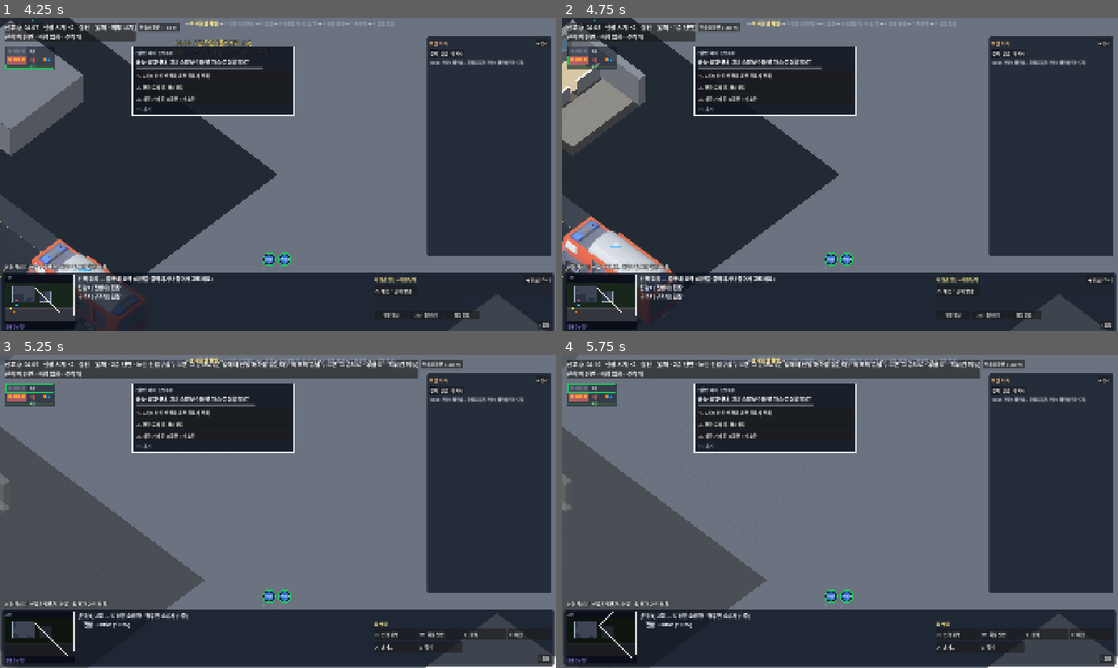
Above: before the commit, frames 1-4 (two rows, left to right).
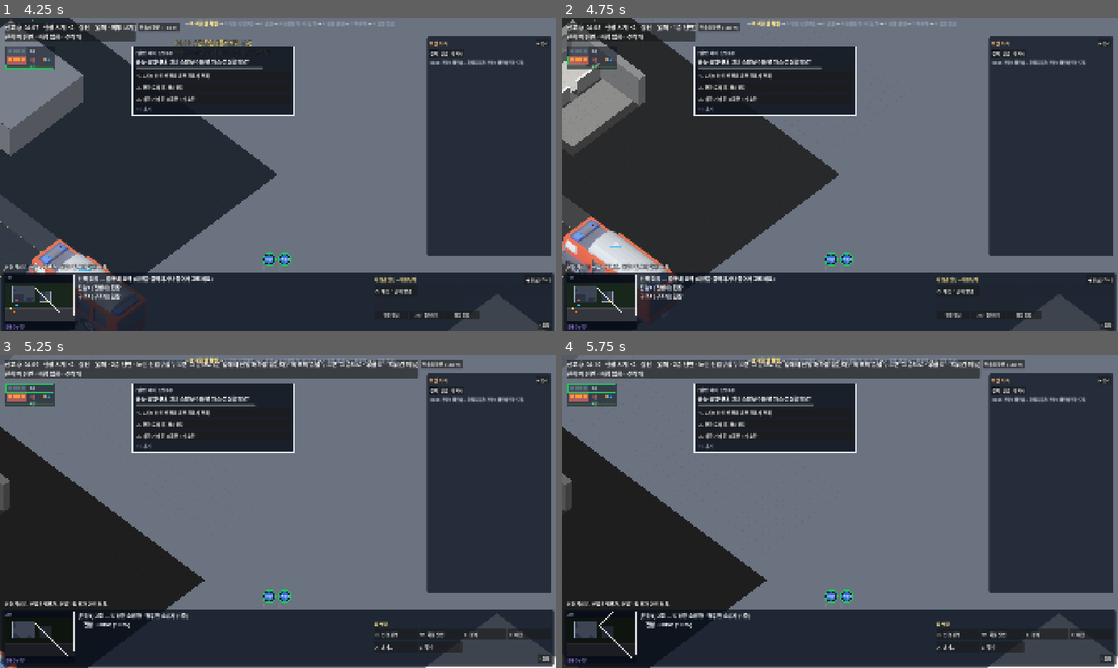
Above: after the commit, the same moments.

Repository: koo2957-collab/golden-time-game
Game: Godot game, scene res://scenes/world/world.tscn
Two runs of this game, one before a commit and one after it. Both use one fixed random seed, a clock stepped at 60 frames per second and the inputs below. This scene is started directly instead of the project's main scene.
Inputs (mouse positions are in pixels of both pictures, inside the frame that each line leads up to):
- Up to frame 1 (4.25 s): click "현장 도착 (Enter)" at 0.5 s; tap Enter at 1.25 s; drag from (38, 299) to (333, 105) at 1.27 s; click "Q 전략 변경…" at 2 s; click "◀ 뒤로 (Esc)" at 2.75 s; click "W 대응단계…" at 3.5 s
- Up to frame 2 (4.75 s): drag from (589, 58) to (812, 237) at 4.27 s
- Up to frame 3 (5.25 s): move the mouse to (278, 599) at 5.02 s; press the mouse at (278, 599) at 5.03 s; hold Page Up (floor_up) from 5.03 s (still down); tap Down (camera_down) at 5.1 s
- Up to frame 4 (5.75 s): keep holding Page Up (floor_up)

Frame 1 is identical in both runs. In frame 2, 0.2% of the frame differs, in the area x 0-5%, y 13-83%; in frame 3, 12%, in the area x 0-37%, y 22-100%; in frame 4, 12%.

Commit message:
F01: 지금 층 바탕 무채색 + 움직이는 것만 색 겹, 짝 층 불투명 흑백(어둡게), 불난 방도 위층 비침
Co-Authored-By: Claude Opus 5.5 <noreply@anthropic.com>

Diff:
--- a/data/ui/view_params.json
+++ b/data/ui/view_params.json
@@ -9,7 +9,10 @@
   "front_wall_alpha": {"value": 0.15, "source": "화면 설정", "note": "앞 바깥벽(남·동) 면 진하기 (2026-11-11 사용자 결정 15%). 문·창은 진하게 그대로"},
   "wall_cap_alpha": {"value": 0.75, "source": "화면 설정", "note": "앞 바깥벽 꼭대기 띠 진하기 — 면이 투명해도 건물 경계가 또렷하게"},
   "inner_wall_m": {"value": 1.2, "source": "화면 설정", "note": "실내 벽 높이 — 진한 벽 + 윗면 단면 띠 (2026-11-12 사용자 결정: 그라데이션을 없애 구조를 또렷하게)"},
-  "partner_alpha": {"value": 0.5, "source": "화면 설정", "note": "비켜 놓은 짝 층(고른 층이 아닌 층) 진하기 50% + 흑백 (2026-11-12 사용자 결정). 불·연기·사람은 색을 남긴다"},
+  "partner_alpha": {"value": 1.0, "source": "화면 설정", "note": "비켜 놓은 짝 층 진하기 — 반투명 없이 흑백으로만 구분 (2026-11-12 사용자 결정: 정적인 것은 무채색, 움직이는 것만 색)"},
+  "partner_dim": {"value": 0.72, "source": "화면 설정", "note": "짝 층 밝기 (지금 층보다 어둡게 — 회색 밝기로 층을 구분)"},
+  "current_gray": {"value": 0.85, "source": "화면 설정", "note": "지금 층의 바닥·벽·가구 색 빼기 정도 (1 = 흑백). 대원·요구조자·불·연기·수관·구역·차량은 원래 색으로 따로 그린다 — 움직이는 것이 먼저 보이게"},
+  "fire_hole_px": {"value": 160, "source": "화면 설정", "note": "위층이 아래층의 불난 방을 가릴 때 그 방 둘레를 비치게 하는 최대 반지름 (화면 px)"},
   "partner_gray": {"value": 1.0, "source": "화면 설정", "note": "짝 층 흑백 정도 (1 = 완전 흑백). 불·연기·사람은 따로 색으로 그린다"},
   "partner_live_alpha": {"value": 0.9, "source": "화면 설정", "note": "짝 층의 불·연기·사람 진하기 (색 그대로)"},
   "corner_post_alpha": {"value": 0.8, "source": "화면 설정", "note": "없앤 앞벽의 건물 바깥 모서리 세로기둥 점선 진하기"},
--- a/scripts/ui/building/floor_layer.gd
+++ b/scripts/ui/building/floor_layer.gd
@@ -871,17 +871,10 @@
 		if depth == 0:
 			_draw_face_labels()
 		_draw_staging()
-		if depth == 0:
+		if depth == 0 and not skip_live:
 			ZoneDraw.draw_ground(self, sim.zones, func(p: Vector2) -> Vector2: return proj.to_screen(p, 0.03), 14)
-	if depth == 0:
-		for crew_id in selection.selected:
-			_draw_path(sim.units.get_crew(crew_id).leader, alpha)
-		if selection.commander_selected:
-			_draw_path(sim.command.commander, alpha)
-	_draw_hoses()
-	if level == _first_level:
-		for line in UnitsView.supply_lines(sim):
-			draw_line(proj.to_screen(line[0], 0.05), proj.to_screen(line[1], 0.05), PlanStyle.SUPPLY_LINE, 4.0)
+	if not skip_live:
+		_draw_route_lines(alpha)
 	# 대원·차량을 대각선(x + y) 깊이별로 모아 벽·가구와 함께 뒤에서 앞으로 그린다
 	var buckets := {}
 	for ff in sim.units.firefighters:
@@ -919,6 +912,8 @@
 			var group: Array = buckets[d]
 			group.sort_custom(func(a: Array, c: Array) -> bool: return a[0] < c[0])
 			for item: Array in group:
+				if skip_live and not item[1] is Witness:
+					continue
 				if item[1] == commander:
 					_draw_commander(alpha)
 				elif item[1] is Firefighter:
@@ -1947,22 +1942,67 @@
 	return horizontal and vertical
 
 
-## 짝 층의 색 겹 (ghost_mode 4): 연기·불꽃·대원·발견한 요구조자만 원래 색으로 (바탕은 흑백)
+## 경로·수관·급수선 (지금 층의 색 겹이나, 나누지 않을 때 바탕에서)
+func _draw_route_lines(alpha: float) -> void:
+	if depth == 0:
+		for crew_id in selection.selected:
+			_draw_path(sim.units.get_crew(crew_id).leader, alpha)
+		if selection.commander_selected:
+			_draw_path(sim.command.commander, alpha)
+	_draw_hoses()
+	if level == _first_level:
+		for line in UnitsView.supply_lines(sim):
+			draw_line(proj.to_screen(line[0], 0.05), proj.to_screen(line[1], 0.05), PlanStyle.SUPPLY_LINE, 4.0)
+
+
+## 색 겹 (ghost_mode 4, 2026-11-12 사용자 결정 — 정적인 것은 무채색, 움직이는 것만 색):
+## 바탕(바닥·벽·가구)은 색을 뺀 같은 층 노드가 그리고, 여기서는 구역·경로·수관·차량·불꽃·사람·연기만 원래 색으로
 func _draw_live_only() -> void:
 	var alpha := sim.clock.alpha()
-	if not thermal:
-		_draw_smoke()
+	if level == _first_level and depth == 0:
+		ZoneDraw.draw_ground(self, sim.zones, func(p: Vector2) -> Vector2: return proj.to_screen(p, 0.03), 14)
+	_draw_route_lines(alpha)
 	var grid := sim.fire.grid
 	for i in grid.burning:
 		var c3 := grid.cell_of(i)
 		if c3.z == level:
 			_draw_flame(c3.x, c3.y, _furniture_height(c3.x, c3.y))
+	# 사람·차량은 깊이(x + y) 순서로
+	var items: Array = []
 	for ff in sim.units.firefighters:
 		if ff.level == level and not ff.aboard:
-			_draw_unit(ff, alpha)
+			var p := UnitsView.display_pos(ff, alpha)
+			items.append([p.x + p.y, ff])
 	for v in sim.rescue.victims:
 		if v.discovered and v.level == level:
-			_draw_victim(v)
+			items.append([v.pos.x + v.pos.y, v])
+	var cmd := sim.command.commander
+	if cmd.level == level:
+		var cp := UnitsView.display_pos(cmd, alpha)
+		items.append([cp.x + cp.y, cmd])
+	if level == _first_level:
+		for veh in sim.units.vehicles:
+			if not veh.away:
+				var vp := veh.prev_pos.lerp(veh.pos, alpha)
+				items.append([vp.x + vp.y, veh])
+	items.sort_custom(func(a: Array, b: Array) -> bool: return a[0] < b[0])
+	for it: Array in items:
+		var o: Variant = it[1]
+		if o == cmd:
+			_draw_commander(alpha)
+		elif o is Firefighter:
+			_draw_unit(o, alpha)
+		elif o is Victim:
+			_draw_victim(o)
+		else:
+			_draw_vehicle(o, alpha)
+	if not thermal:
+		_draw_smoke()
+	_draw_blasts()
+	if _glow:
+		_glow.spots = _glow_spots if not thermal else []
+		_glow.queue_redraw()
+		_glow_spots = []
 
 
 ## 투명한 벽 한 칸: 이웃이 벽(벽·문·창)인 쪽 면은 그리지 않아 겹친 이음새가 보이지 않는다.
--- a/scripts/ui/building/view_params.gd
+++ b/scripts/ui/building/view_params.gd
@@ -18,7 +18,10 @@
 var wall_cap_alpha := 0.75
 var inner_wall_m := 1.2
 var stack_mode := "stagger"
-var partner_alpha := 0.5
+var partner_alpha := 1.0
+var partner_dim := 0.72
+var current_gray := 0.85
+var fire_hole_px := 160.0
 var partner_gray := 1.0
 var partner_live_alpha := 0.9
 var corner_post_alpha := 0.8
@@ -76,6 +79,9 @@
 	inner_wall_m = float(_value(data, "inner_wall_m", inner_wall_m))
 	stack_mode = str(_value(data, "stack_mode", stack_mode))
 	partner_alpha = float(_value(data, "partner_alpha", partner_alpha))
+	partner_dim = float(_value(data, "partner_dim", partner_dim))
+	current_gray = float(_value(data, "current_gray", current_gray))
+	fire_hole_px = float(_value(data, "fire_hole_px", fire_hole_px))
 	partner_gray = float(_value(data, "partner_gray", partner_gray))
 	partner_live_alpha = float(_value(data, "partner_live_alpha", partner_live_alpha))
 	corner_post_alpha = float(_value(data, "corner_post_alpha", corner_post_alpha))
--- a/scripts/ui/iso_view.gd
+++ b/scripts/ui/iso_view.gd
@@ -41,6 +41,8 @@
 var _links: Node2D
 ## 짝 층의 불·연기·사람만 원래 색으로 그리는 겹 (바탕은 흑백, 2026-11-12)
 var partner_live: FloorLayer
+## 지금 층의 움직이는 것(사람·불·연기·수관·구역·차량)을 원래 색으로 그리는 겹 — 바탕은 색을 뺀다 (2026-11-12)
+var current_live: FloorLayer
 var _shadow: Node2D
 var _hole_shader: Shader
 var _proj: IsoProjection
@@ -69,6 +71,13 @@
 		add_child(up)
 		up.setup(sim, p_selection, p_proj, stack)
 		upper_layers.append(up)
+	current_live = FloorLayer.new()
+	current_live.name = "CurrentLive"
+	add_child(current_live)
+	current_live.setup(sim, p_selection, p_proj, stack)
+	current_live.visible = false
+	# 지금 층 바로 다음에 그린다 (위층보다 먼저 — 위층이 가리는 곳은 구멍으로 비친다)
+	move_child(current_live, layers[0].get_index() + 1)
 	partner_live = FloorLayer.new()
 	partner_live.name = "PartnerLive"
 	add_child(partner_live)
@@ -179,7 +188,8 @@
 		else:
 			layer.ghost_mode = 0 if depth == 0 else (1 if depth == 1 else 2)
 		# 비켜 놓기: 고른 층이 아닌 짝 층은 흐리게 (2026-11-12 사용자 결정 25%)
-		layer.modulate = Color(1, 1, 1, params.partner_alpha) if stack.staggered() and depth > 0 else Color.WHITE
+		var dim := params.partner_dim
+		layer.modulate = Color(dim, dim, dim, params.partner_alpha) if stack.staggered() and depth > 0 else Color.WHITE
 	# 위층: 지금 층 위로 FLOOR_GAP_PX씩 올려 반투명 (외부 보기에서는 숨김)
 	var above: Array[int] = []
 	if not _exterior and stack != null:
@@ -201,7 +211,8 @@
 		up.refresh()
 		up.position = -stack.offset_vec(k + 1)
 		# 비켜 놓기: 짝 위층은 흐리게. 예전 방식은 투명도가 선 색에 들어 있다
-		up.modulate = Color(1, 1, 1, params.partner_alpha) if stack.staggered() else Color.WHITE
+		var udim := params.partner_dim
+		up.modulate = Color(udim, udim, udim, params.partner_alpha) if stack.staggered() else Color.WHITE
 	_apply_partner()
 
 
@@ -212,6 +223,22 @@
 	if partner_live == null:
 		return
 	partner_live.visible = false
+	current_live.visible = false
+	if _exterior or layers.is_empty():
+		return
+	# 지금 층: 바닥·벽·가구는 색을 뺀 바탕, 움직이는 것은 그 위 색 겹
+	layers[0].skip_live = true
+	current_live.visible = true
+	current_live.ghost_mode = 4
+	current_live.depth = 0
+	current_live.level = _level
+	current_live.exterior = false
+	current_live.thermal = thermal
+	current_live.upper_level = layers[0].upper_level
+	current_live.lower_level = layers[0].lower_level
+	current_live.position = layers[0].position
+	current_live.modulate = Color.WHITE
+	current_live.refresh()
 	var pair := _pair()
 	if pair.is_empty():
 		return
@@ -309,6 +336,10 @@
 		_links.queue_redraw()
 	if _shadow:
 		_shadow.queue_redraw()
+	# 지금 층 색 겹은 바탕 층의 전환 연출(위치·투명도)을 그대로 따라간다
+	if current_live and current_live.visible and not layers.is_empty():
+		current_live.position = layers[0].position
+		current_live.modulate.a = layers[0].modulate.a
 	_update_holes()
 
 
@@ -335,7 +366,12 @@
 		var m := node.material as ShaderMaterial
 		if m:
 			m.set_shader_parameter("count", 0)
-			m.set_shader_parameter("gray", params.partner_gray if node == partner_node else 0.0)
+			var g := 0.0
+			if node == partner_node:
+				g = params.partner_gray
+			elif node == layers[0] and not _exterior:
+				g = params.current_gray
+			m.set_shader_parameter("gray", g)
 	if pair.is_empty():
 		return
 	var upper: FloorLayer = pair[0]
@@ -352,6 +388,21 @@
 		if v.discovered and v.level == lv and v.carried_by < 0 and holes.size() < 16:
 			var w2: Vector2 = xf * _proj.to_screen(v.pos, 0.3)
 			holes.append(Vector4(w2.x, w2.y, r, 0.0))
+	# 불난 방 (타는 칸이 있는 구획): 방 가운데, 방 크기에 맞춘 반지름
+	var rooms := {}
+	var grid := sim.fire.grid
+	for i in grid.burning:
+		var c3 := grid.cell_of(i)
+		if c3.z == lv:
+			var comp := sim.fire.compartment_at(c3.z, c3.x, c3.y)
+			if comp:
+				rooms[comp.index] = comp
+	for comp: Compartment in rooms.values():
+		if holes.size() >= 16:
+			break
+		var wc: Vector2 = xf * _proj.to_screen(Vector2(comp.rect.get_center()), 0.5)
+		var rr := clampf(Vector2(comp.rect.size).length() * IsoProjection.HALF_W * 0.6, r, params.fire_hole_px)
+		holes.append(Vector4(wc.x, wc.y, rr, 0.0))
 	var mat := upper.material as ShaderMaterial
 	if mat == null:
 		return
--- a/tests/ui_cutaway.gd
+++ b/tests/ui_cutaway.gd
@@ -179,6 +179,11 @@
 	_check("비켜 놓기: 12층 + 위로 13층만", [iso.shown_levels(), iso.upper_layers[0].visible, iso.upper_layers[0].level, iso.upper_layers[1].visible], [[12] as Array[int], true, 13, false])
 	_check("비켜 놓기: 두 층 모두 온전하게 (실루엣 아님)", [iso.layers[0].ghost, iso.upper_layers[0].ghost], [false, false])
 	_check("비켜 놓기: 위층은 건물 뒤(오른쪽 위)로", iso.upper_layers[0].position, -iso.stack.offset_vec(1))
+	# 정적인 것은 무채색, 움직이는 것만 색 (2026-11-12 사용자 결정)
+	var hole_mat := iso.layers[0].material as ShaderMaterial
+	_check("지금 층: 바탕은 색을 빼고(사람·불 빼고), 색 겹이 따로", [iso.layers[0].skip_live, iso.current_live.visible, iso.current_live.ghost_mode, iso.current_live.level], [true, true, 4, 12])
+	_check("지금 층 바탕 흑백 정도", hole_mat.get_shader_parameter("gray"), iso.params.current_gray)
+	_check("짝 위층: 불투명, 지금 층보다 어둡게", [iso.upper_layers[0].modulate.a, iso.upper_layers[0].modulate.r < 1.0], [1.0, true])
 	await _measure("비켜 놓기 (12·13층), 1배속")
 	var f := FileAccess.open("user://cutaway_fps.txt", FileAccess.WRITE)
 	if f:
Binary file changed: docs/ref/cutaway_exterior.png
Binary file changed: docs/ref/cutaway_interior.png
Not shown, changed: docs/decisions.md
